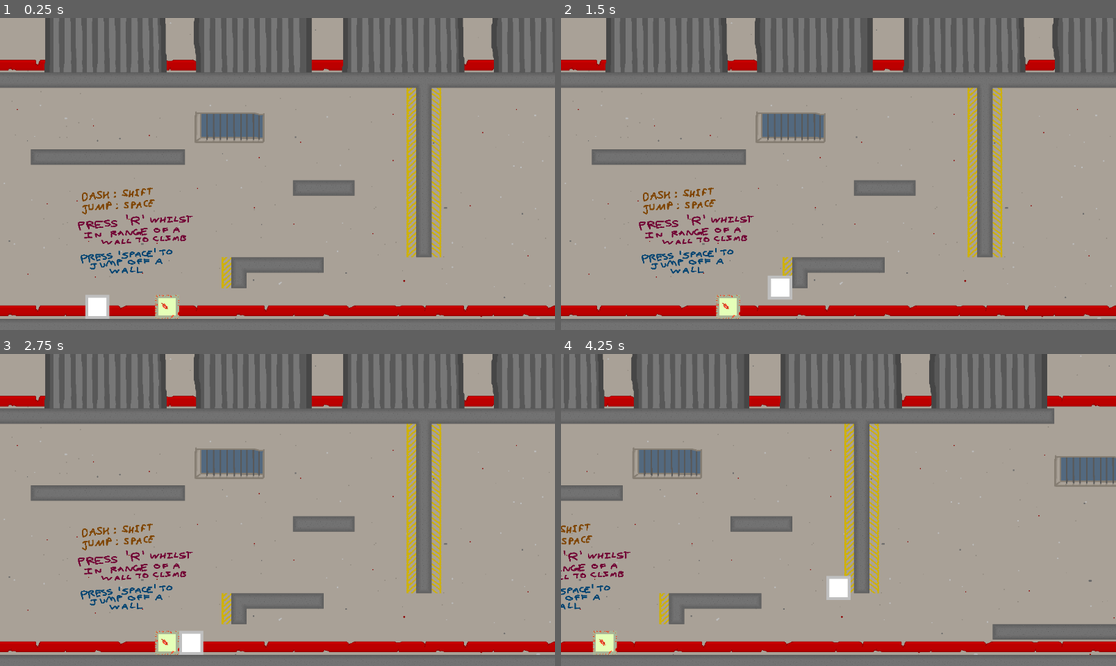
Above: before the commit, frames 1-4 (two rows, left to right).
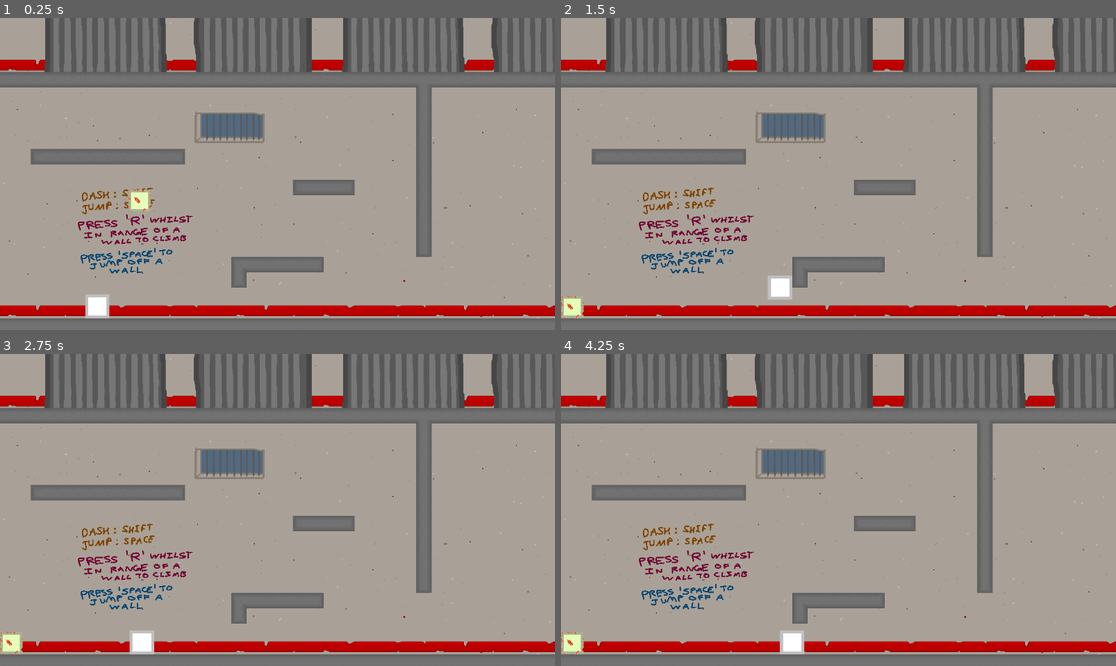
Above: after the commit, the same moments.

Repository: 19PettitR/the-swarm
Game: Godot game, scene res://main.tscn
Same seed, same stepped clock (60 frames per second), same inputs: the game is played once before the commit and once after it.
Inputs:
- Up to frame 1 (0.25 s): no input
- Up to frame 2 (1.5 s): hold D (right) from 0.53 s (still down); tap E (attack) at 0.6 s; tap Space (jump) at 0.77 s; tap R (climb) at 0.8, 1.35 s
- Up to frame 3 (2.75 s): tap Space (jump) at 1.52 s; tap Shift (dash) at 1.55, 2.1 s; release D (right) at 2.03 s; hold A (left) from 2.03 s (still down); tap E (attack) at 2.3 s
- Up to frame 4 (4.25 s): release A (left) at 2.78 s; hold D (right) from 2.78 s (still down); tap E (attack) at 2.85 s; tap Space (jump) at 3.02, 3.77 s; tap R (climb) at 3.05, 3.6 s; tap Shift (dash) at 3.8 s

The runs differ from the first frame. In frame 1, 2.3% of the frame differs, in the area x 0-100%, y 17-97%; in frame 2, 2.3%; in frame 3, 3.0%; in frame 4, 30%, in the area x 0-100%, y 0-97%.

Commit message:
Milestone 2
Enemy 1 (Broken _process)

Diff:
--- /dev/null
+++ b/Enemies/Hit Box.tscn
@@ -0,0 +1,12 @@
+[gd_scene load_steps=3 format=3 uid="uid://dqk7rg8jx3l16"]
+
+[ext_resource type="Script" path="res://Enemies/hit_box.gd" id="1_i4c5l"]
+
+[sub_resource type="RectangleShape2D" id="RectangleShape2D_icu0p"]
+
+[node name="HitBox" type="Area2D"]
+script = ExtResource("1_i4c5l")
+
+[node name="CollisionShape2D" type="CollisionShape2D" parent="."]
+shape = SubResource("RectangleShape2D_icu0p")
+debug_color = Color(0.648581, 0.520581, 1.92523e-07, 0.42)
--- a/Enemies/Level 1/enemy_1.gd
+++ b/Enemies/Level 1/enemy_1.gd
@@ -1,4 +1,7 @@
 class_name enemy extends CharacterBody2D
+
+@onready var hit_box: HitBox = $HitBox
+var player = PlayerManager.player
 
 ## Basic variables related to the enemy: speed, strength, hitpoints, cooldown length
 @export_category("Stats")
@@ -23,6 +26,8 @@
 var player_within_range : bool = false
 # Stores which direction the player is relative to the enemy
 var relative_player_direction : int
+# The direction that the enemy is moving
+var direction : int = 1
 
 var enemy_is_attacking : bool = false
 # Stores whether the enemy's attack is on cooldown or not
@@ -31,3 +36,84 @@
 # Stores the number of hitpoints the enemy has during the game
 var enemy_hitpoints : int = max_enemy_hitpoints
 var dead : bool = false
+
+
+## Connects the subroutines to their signals
+func _ready() -> void:
+	hit_box.take_damage.connect(_take_damage)
+
+
+## Check whether the player can be attacked and updates relative_player_direction
+func _process(_delta: float) -> void:
+	return
+	# Player is to the right
+	if player.global_position.x > global_position.x:
+		relative_player_direction = 1
+	# Player is to the left
+	elif player.global_position.x < global_position.x:
+		relative_player_direction = -1
+	# Player is in same vertical line
+	else:
+		relative_player_direction = 0
+
+
+## Responsible for all enemy movement
+func _physics_process(delta: float) -> void:
+
+	# Causes the enemy to fall and not remain static (only to be used when spawning)
+	if not is_on_floor():
+		velocity += get_gravity() * delta
+
+	# If the player is not in range, the enemy should patrol up and down
+	if not player_within_range:
+		# If the enemy is further left of the left boundary, they should start moving right
+		if global_position.x <= left_boundary:
+			direction = 1
+		# If the enemy is further right of the right boundary, they should start moving left
+		elif global_position.x >= right_boundary:
+			direction = -1
+
+	# If the player is in range, they should be followed
+	else:
+		# If player is to the left
+		if relative_player_direction == -1:
+			# If left boundary reached
+			if global_position.x <= left_boundary:
+				# Do not follow player
+				direction = 0
+			else:
+				direction = -1
+		# If player is to the right
+		elif relative_player_direction == 1:
+			# If right boundary reached
+			if global_position.x >= right_boundary:
+				# Do not follow player
+				direction = 0
+			else:
+				direction = 1
+		# If player is in the same vertical line, do not move
+		else:
+			direction = 0
+
+	velocity.x = speed * direction
+	move_and_slide()
+
+
+## Responsible for attacking the player
+func _attack() -> void:
+	pass
+
+
+## Responsible for the enemy taking damage when it has been hit
+func _take_damage() -> void:
+	pass
+
+
+## Responsible for handling the enemy's death
+func _die() -> void:
+	pass
+
+
+## Responsible for resetting the enemy to its original state when the level is reset
+func _respawn() -> void:
+	pass
--- a/Enemies/Level 1/enemy_1.tscn
+++ b/Enemies/Level 1/enemy_1.tscn
@@ -2,6 +2,7 @@
 
 [ext_resource type="Texture2D" uid="uid://l4qjftvfjxod" path="res://Enemies/Level 1/enemy_1.png" id="1_5ija4"]
 [ext_resource type="Script" path="res://Enemies/Level 1/enemy_1.gd" id="1_y16c4"]
+[ext_resource type="PackedScene" uid="uid://dqk7rg8jx3l16" path="res://Enemies/Hit Box.tscn" id="3_cuqut"]
 
 [sub_resource type="RectangleShape2D" id="RectangleShape2D_p505t"]
 size = Vector2(80, 80)
@@ -11,9 +12,6 @@
 
 [sub_resource type="RectangleShape2D" id="RectangleShape2D_kaloc"]
 size = Vector2(104, 102)
-
-[sub_resource type="RectangleShape2D" id="RectangleShape2D_ew3yd"]
-size = Vector2(98, 96)
 
 [node name="Enemy1" type="CharacterBody2D"]
 script = ExtResource("1_y16c4")
@@ -38,8 +36,5 @@
 shape = SubResource("RectangleShape2D_kaloc")
 debug_color = Color(0.990857, 0, 0.273061, 0.42)
 
-[node name="Hit Box" type="Area2D" parent="."]
-
-[node name="CollisionShape2D2" type="CollisionShape2D" parent="Hit Box"]
-shape = SubResource("RectangleShape2D_ew3yd")
-debug_color = Color(0.570552, 0.555862, 0, 0.42)
+[node name="HitBox" parent="." instance=ExtResource("3_cuqut")]
+scale = Vector2(-4.79576, -4.79576)
--- /dev/null
+++ b/Enemies/hit_box.gd
@@ -0,0 +1,12 @@
+class_name HitBox extends Area2D
+
+signal take_damage
+
+## Connects the body entered signal to attack
+func _ready() -> void:
+	body_entered.connect(_attacked)
+
+
+## Runs when the hit box has been entered
+func _attacked(_p: Node2D) -> void:
+	take_damage.emit()
--- a/Player/player.gd
+++ b/Player/player.gd
@@ -151,7 +151,7 @@
 
 
 ## Handles the timers and variables surrounding the dash since timers should not be used in process subroutines
-func _dash():
+func _dash() -> void:
 
 	is_dashing = true
 	dash_cooldown = true
@@ -166,7 +166,7 @@
 
 
 ## Sets the variables for the player to be positioned correctly when climbing
-func _climb():
+func _climb() -> void:
 	# When climbing a wall on the right side, player should be at the wall's position plus half their width
 	if climb_side == "right":
 		global_position.x = climb_position + 25
@@ -186,5 +186,5 @@
 
 
 ## Handles the player's attack
-func _attack():
+func _attack() -> void:
 	pass
--- a/main.tscn
+++ b/main.tscn
@@ -55,8 +55,6 @@
 7:1/0/physics_layer_0/polygon_0/points = PackedVector2Array(-16, -16, 16, -16, 16, 16, -16, 16)
 7:0/0 = 0
 7:0/0/physics_layer_0/polygon_0/points = PackedVector2Array(-16, -16, 16, -16, 16, 16, -16, 16)
-7:2/0 = 0
-8:2/0 = 0
 
 [sub_resource type="TileSet" id="TileSet_q2n1h"]
 tile_size = Vector2i(32, 32)
@@ -72,7 +70,6 @@
 texture = ExtResource("1_fo4jl")
 
 [node name="Player" parent="." instance=ExtResource("1_7u0w7")]
-z_index = 2
 position = Vector2(202, 1890)
 scale = Vector2(0.634594, 0.629166)
 dash_deceleration_multiplier = 50
@@ -90,10 +87,9 @@
 
 [node name="TileMap" type="TileMap" parent="."]
 texture_filter = 1
-position = Vector2(0, 1)
 tile_set = SubResource("TileSet_q2n1h")
 format = 2
-layer_0/tile_data = PackedInt32Array(3932160, 65537, 0, 3932 …(13693 unchanged characters)… , 3276873, 327681, 0, 3276874, 262145, 2, 3604506, 458753, 2, 3538970, 458753, 2, 3473434, 458753, 2, 3407898, 458753, 2, 3342362, 458753, 2, 3276826, 458753, 2, 3211290, 458753, 2, 3145754, 458753, 2, 3080218, 458753, 2, 3014682, 458753, 2, 2949146, 458753, 2, 3735566, 458753, 2, 3670030, 458753, 2, 3604508, 524289, 2, 3538972, 524289, 2, 3473436, 524289, 2, 3407900, 524289, 2, 3342364, 524289, 2, 2949148, 524289, 2, 3014684, 524289, 2, 3080220, 524289, 2, 3145756, 524289, 2, 3211292, 524289, 2, 3276828, 524289, 2, 3342407, 524289, 2, 3407943, 524289, 2, 3473479, 524289, 2, 3539015, 524289, 2, 3539013, 458753, 2, 3473477, 458753, 2, 3407941, 458753, 2, 3342405, 458753, 2, 3276869, 458753, 2)
+layer_0/tile_data = PackedInt32Array(3932160, 65537, 0, 3932 …(13693 unchanged characters)… , 3276873, 327681, 0, 3276874, 262145, 2)
 
 [node name="ClimbingArea" parent="." instance=ExtResource("4_lo3lw")]
 position = Vector2(471, 1824)
@@ -135,6 +131,6 @@
 climb_maximum = 1632.0
 climb_minimum = 1760.0
 
-[node name="Enemy1" parent="." instance=ExtResource("5_2an04")]
-position = Vector2(347, 1896)
-scale = Vector2(0.6162, 0.6162)
+[node name="Enemy1" parent="." instance=ExtResource("5_wpghv")]
+position = Vector2(362, 1647)
+scale = Vector2(0.58227, 0.58227)
Not shown: 1 places in main.tscn that only renumber resources
